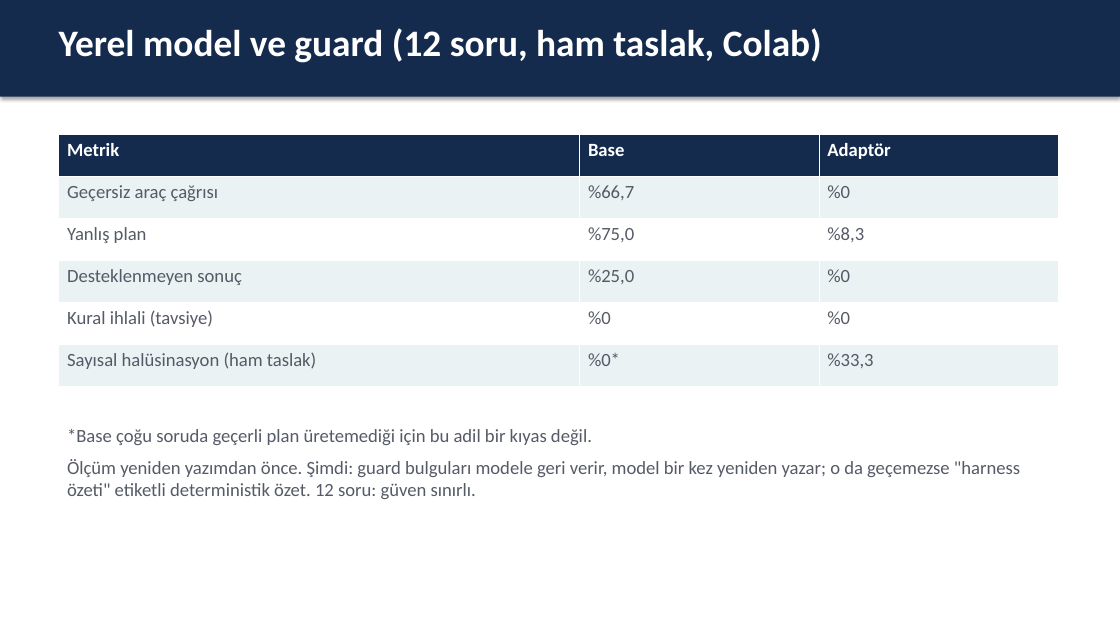
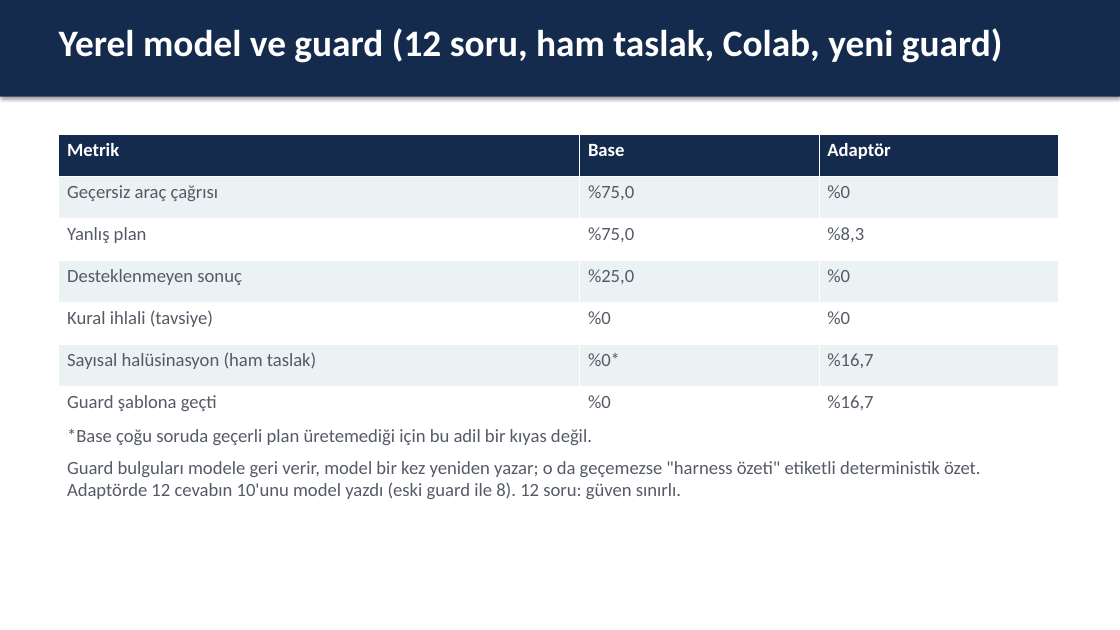
Before and after one commit to zeyneptanrivermis/bist-harness, a slide deck: slide 10 of reports/BIST_harness_sunum.pptx. Drawn at 1120x630 pixels with LibreOffice and Linux fonts; fonts in the diff are those of the drawing. Boxes give left, top, right and bottom in pixels: in the first picture for what was removed or moved away, otherwise in the second. Text is boxed around its words. In the diff, an @@ line names an element or a change of style, - is before the commit and + after.

Commit message:
docs: re-measure base/adapter and A-E with the new guard (Colab A100)
Adds eval_report_colab_newguard.json and eval_ae_colab_newguard.json and updates
reports 08/09, slides, test results and the TASK_5 draft with the new numbers.

```diff
--- a/reports/BIST_harness_sunum.pptx
+++ b/reports/BIST_harness_sunum.pptx
@@ text at <box>59,28,1003,63</box>: text changed @@
-Yerel model ve guard (12 soru, ham taslak, Colab)
+Yerel model ve guard (12 soru, ham taslak, Colab, yeni guard)
@@ table at <box>59,134,1059,429</box> @@
-row 2, column 2: %66,7
+row 2, column 2: %75,0
-row 6: Sayısal halüsinasyon (ham taslak) | %0* | %33,3
+row 6: Sayısal halüsinasyon (ham taslak) | %0* | %16,7
+row 7: Guard şablona geçti | %0 | %16,7
@@ text at <box>67,461,981,499</box>: text changed @@
-Ölçüm yeniden yazımdan önce. Şimdi: guard bulguları modele geri verir, model bir kez yeniden yazar; o da geçemezse "harness özeti" etiketli deterministik özet. 12 soru: güven sınırlı.
+Guard bulguları modele geri verir, model bir kez yeniden yazar; o da geçemezse "harness özeti" etiketli deterministik özet. Adaptörde 12 cevabın 10'unu model yazdı (eski guard ile 8). 12 soru: güven sınırlı.
```
Also in this commit, not shown: 1 other slide changed, 8 other files.
